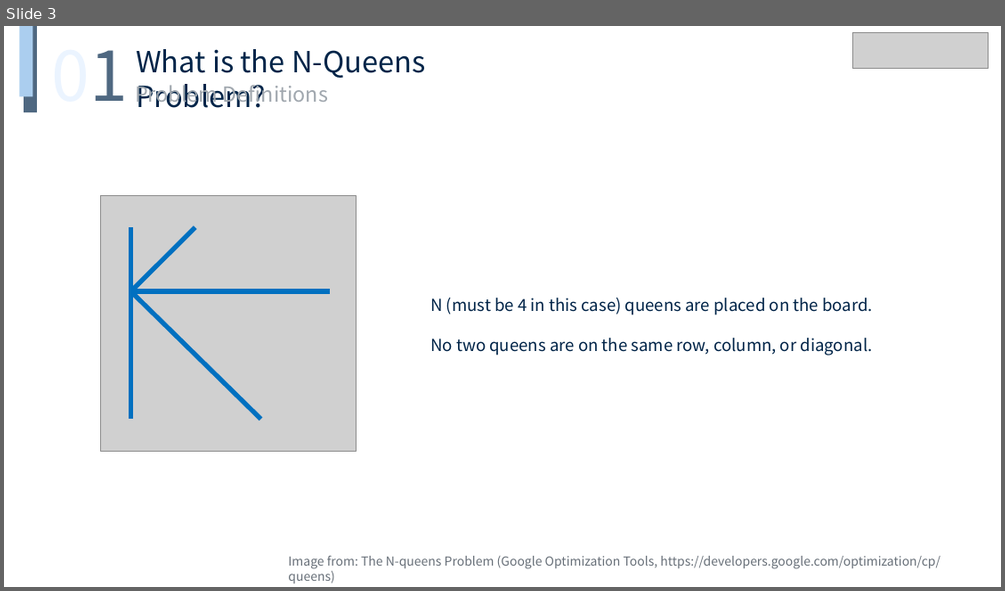
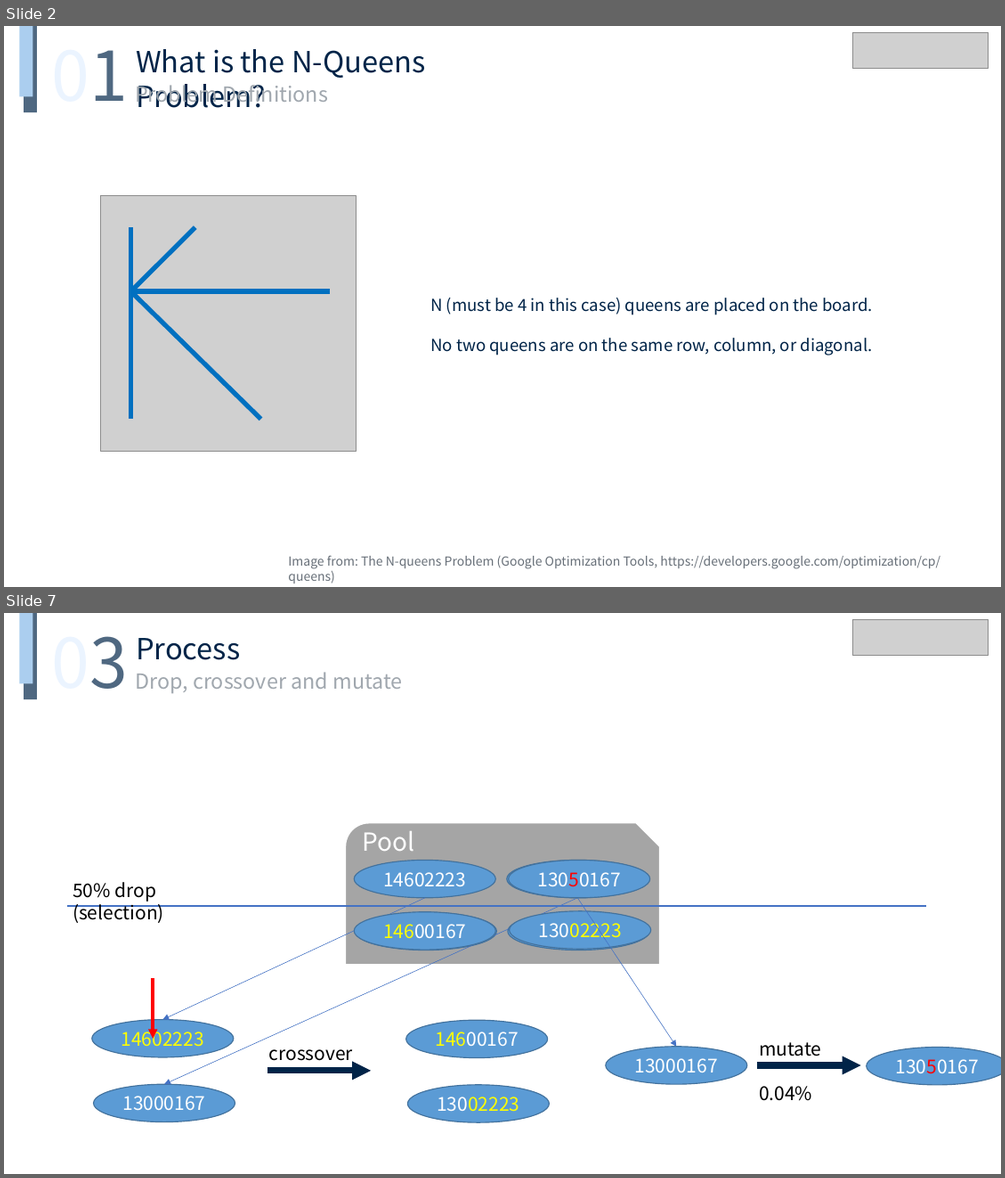
Before and after one commit to rapsealk/GeneticAlgorithm, a slide deck: ppt/NQueens.pptx. Shown one above the other, each under a label of ours: slide 3 before the commit, slides 2 and 7 after it; the slides between them are not shown. The pictures are 1005x591 and 1005x1178 pixels, drawn with LibreOffice and Linux fonts; fonts in the diff are those of the drawing; grey boxes stand for pictures. Boxes give left, top, right and bottom in pixels: in the first picture for what was removed or moved away, otherwise in the second. Text is boxed around its words. In the diff, an @@ line names an element or a change of style, - is before the commit and + after.

```diff
--- a/ppt/NQueens.pptx
+++ b/ppt/NQueens.pptx
@@ slide 7 added at (x1=4, y1=613, x2=1001, y2=1174), background #FFFFFF @@
@@ group added at (x1=20, y1=613, x2=402, y2=699): 3 texts, 2 rectangles @@
+03
+Process
+Drop, crossover and mutate
@@ picture added at (x1=853, y1=619, x2=988, y2=655) @@
@@ snip round rect added at (x1=345, y1=822, x2=660, y2=965), fill #A5A5A5, outline #FFFFFF 1.5 pt @@
@@ text added at (x1=363, y1=831, x2=415, y2=851), 24 pt, text #FFFFFF @@
+Pool
@@ ellipse added at (x1=354, y1=860, x2=495, y2=897), fill #5B9BD5, outline #43739E 1 pt, 18 pt, text #FFFFFF @@
+14602223
@@ ellipse added at (x1=507, y1=860, x2=647, y2=897), fill #5B9BD5, outline #43739E 1 pt, 18 pt, text #FFFFFF @@
+13000167
@@ ellipse added at (x1=509, y1=860, x2=650, y2=897), fill #5B9BD5, outline #43739E 1 pt, 18 pt, text #FFFFFF @@
+13050167
@@ line added from (67, 906) to (926, 906), #4472C4 1.5 pt @@
@@ text added at (x1=73, y1=882, x2=164, y2=923), 18 pt, text #000000 @@
+50% drop (selection)
@@ arrow added from (425, 898) to (162, 1020), #4472C4 0.5 pt @@
@@ arrow added from (577, 898) to (164, 1084), #4472C4 0.5 pt @@
@@ arrow added from (577, 898) to (676, 1046), #4472C4 0.5 pt @@
@@ ellipse added at (x1=354, y1=912, x2=495, y2=949), fill #5B9BD5, outline #43739E 1 pt, 18 pt, text #FFFFFF @@
+14600167
@@ ellipse added at (x1=356, y1=912, x2=497, y2=949), fill #5B9BD5, outline #43739E 1 pt, 18 pt, text #FFFFFF @@
+61030753
@@ ellipse added at (x1=508, y1=912, x2=649, y2=949), fill #5B9BD5, outline #43739E 1 pt, 18 pt, text #FFFFFF @@
+13002223
@@ ellipse added at (x1=510, y1=911, x2=651, y2=949), fill #5B9BD5, outline #43739E 1 pt, 18 pt, text #FFFF00 @@
+13002223
@@ arrow added from (153, 978) to (153, 1038), #FF0000 3 pt @@
@@ ellipse added at (x1=92, y1=1020, x2=234, y2=1057), fill #5B9BD5, outline #43739E 1 pt, 18 pt, text #FFFF00 @@
+14602223
@@ ellipse added at (x1=406, y1=1020, x2=548, y2=1057), fill #5B9BD5, outline #43739E 1 pt, 18 pt, text #FFFFFF @@
+14600167
@@ text added at (x1=269, y1=1049, x2=353, y2=1065), 18 pt, text #000000 @@
+crossover
@@ ellipse added at (x1=606, y1=1046, x2=747, y2=1084), fill #5B9BD5, outline #43739E 1 pt, 18 pt, text #FFFFFF @@
+13000167
@@ arrow added from (757, 1065) to (861, 1065), #002448 6 pt @@
@@ text added at (x1=759, y1=1042, x2=821, y2=1101), 18 pt, text #000000 @@
+mutate
+0.04%
@@ ellipse added at (x1=866, y1=1046, x2=1001, y2=1084), fill #5B9BD5, outline #43739E 1 pt, 18 pt, text #FFFFFF @@
+13050167
@@ ellipse added at (x1=94, y1=1084, x2=235, y2=1121), fill #5B9BD5, outline #43739E 1 pt, 18 pt, text #FFFFFF @@
+13000167
@@ arrow added from (267, 1070) to (372, 1070), #002448 6 pt @@
@@ ellipse added at (x1=408, y1=1085, x2=550, y2=1122), fill #5B9BD5, outline #43739E 1 pt, 18 pt, text #FFFF00 @@
+13002223
@@ what was slide 3 is now slide 2 @@
```
Also in this commit, not shown: 4 slides changed, 2 other slides added, 5 slides removed, 3 other files.
